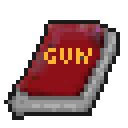
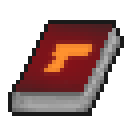
Two versions of the same layered image (128×128). Layer-by-layer changes:
painted on "Pasted Layer" over [4,20,124,120]
added layer "metal" above "metal #3" over [40,40,96,76]
added layer "metal #3" above "metal #1" over [16,24,112,92]
moved "metal #1" above "Pasted Layer #1", painted on it over [16,20,112,96]
painted on "Pasted Layer #1" over [12,24,120,112]
removed layer "metal #2" over [44,48,92,64]
removed layer "Pasted Layer #3" over [16,20,104,100]
